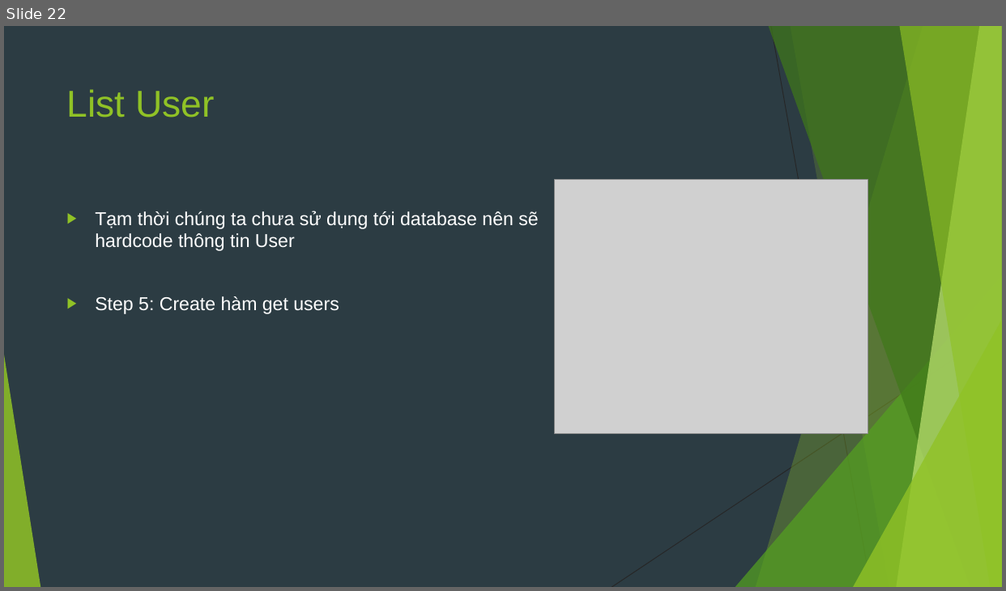
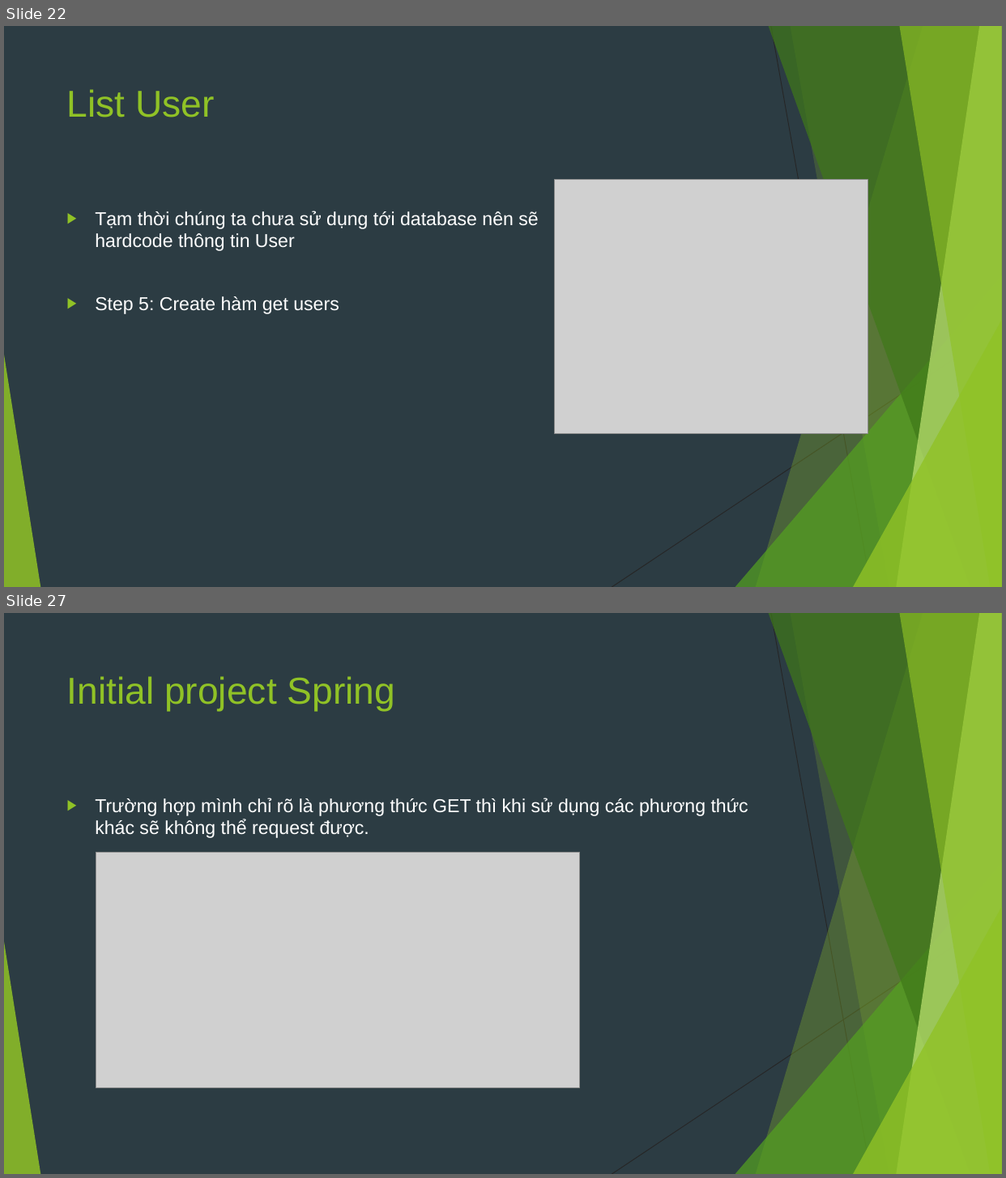
Before and after one commit to sobbingwind/SpringBoot, a slide deck: 02.RESTful API.pptx. Shown one above the other, each under a label of ours: slide 22 before the commit, slides 22 and 27 after it; the slides between them are not shown. The pictures are 1006x591 and 1006x1178 pixels, drawn with LibreOffice and Linux fonts; fonts in the diff are those of the drawing; grey boxes stand for pictures. Boxes give left, top, right and bottom in pixels: in the first picture for what was removed or moved away, otherwise in the second. Text is boxed around its words. In the diff, an @@ line names an element or a change of style, - is before the commit and + after.

```diff
--- a/02.RESTful API.pptx
+++ b/02.RESTful API.pptx
@@ slide 27 added at (x1=4, y1=613, x2=1002, y2=1174), background #2C3C43; not listed: 10 template elements that a slide beside it also shows @@
@@ title added at (x1=67, y1=676, x2=395, y2=712), 36 pt, text #90C226 @@
+Initial project Spring
@@ text added at (x1=95, y1=798, x2=748, y2=838), 18 pt, text #FFFFFF @@
+▶ Trường hợp mình chỉ rõ là phương thức GET thì khi sử dụng các phương thức khác sẽ không thể request được.
@@ picture added at (x1=96, y1=853, x2=579, y2=1088) @@
```
Also in this commit, not shown: 1 slide changed, 6 other slides added.
